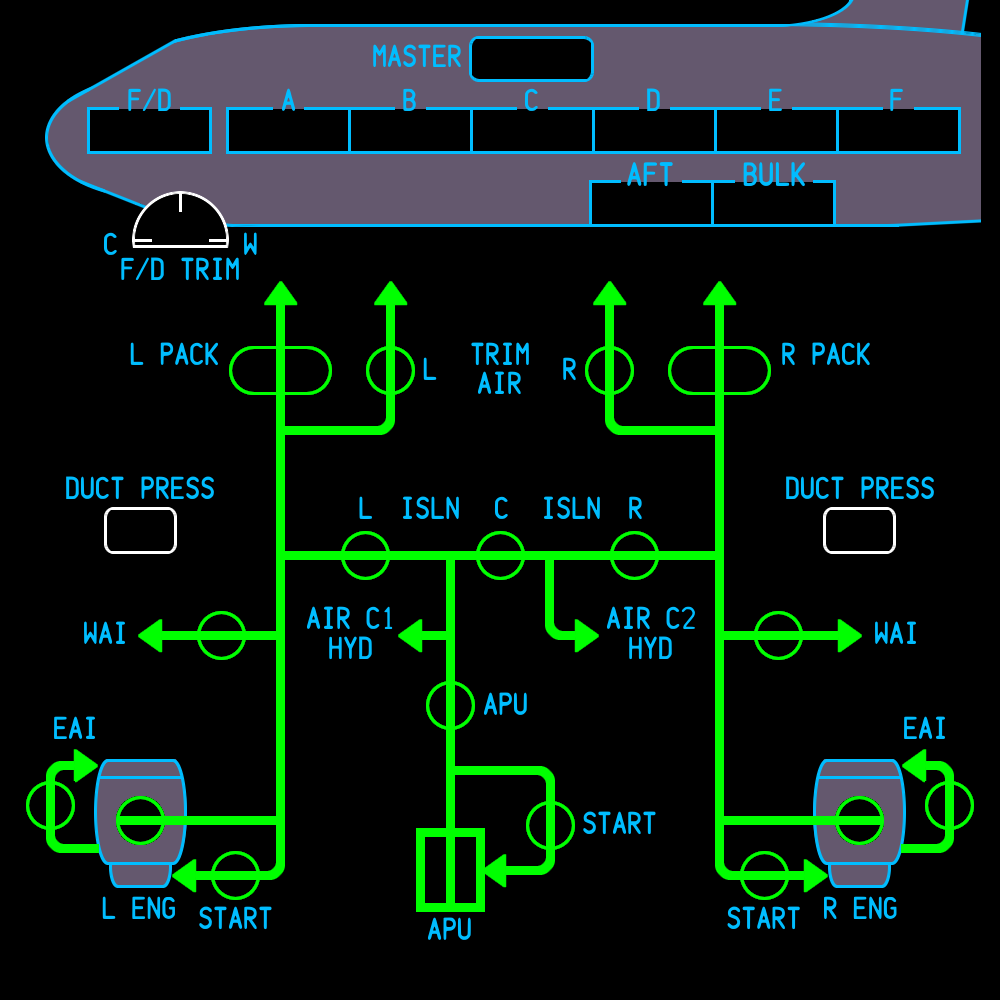
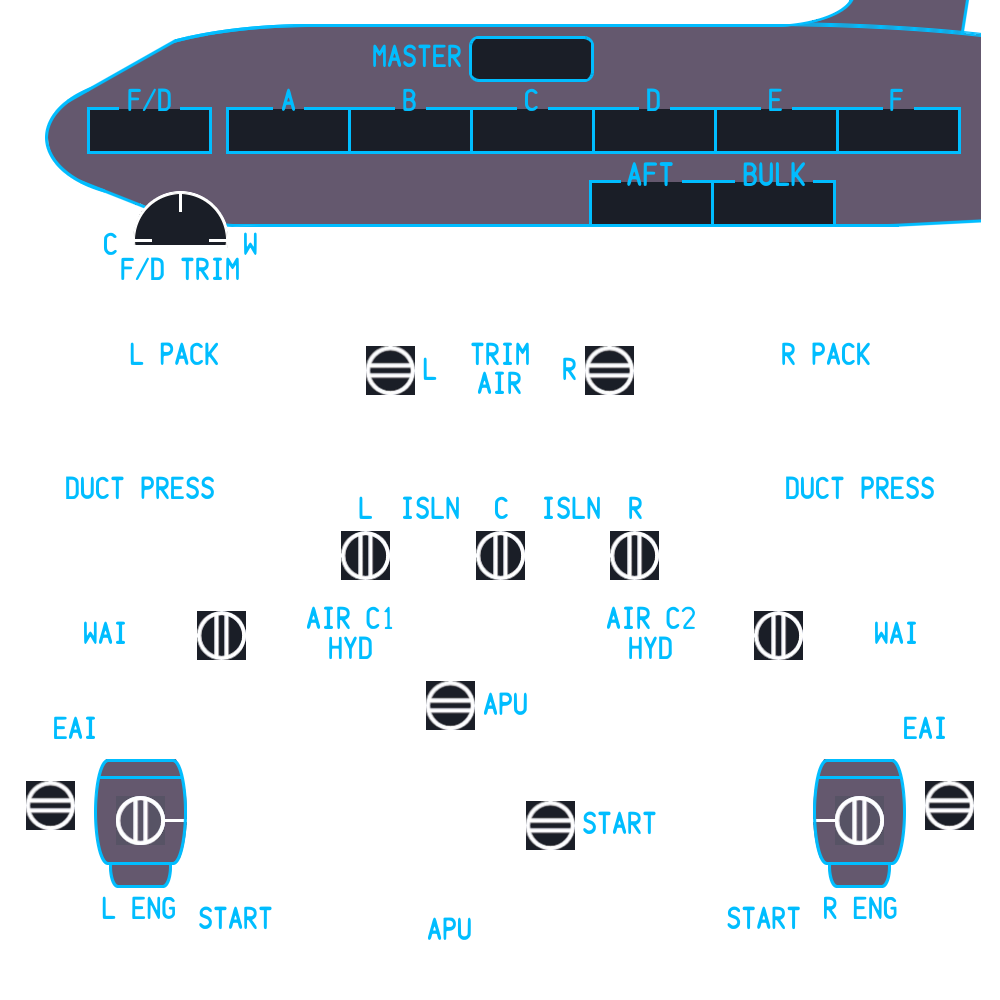
Layered file, before and after one edit (1000x1000). Changes by layer:
hid "flowline" over <box>26,281,974,912</box>
renamed "black over" to "trim", painted on it over <box>132,191,229,248</box>
painted on "black" over <box>26,36,974,850</box>
moved "white" above "blue workspace" over <box>26,191,974,909</box>
hid "Background" over <box>0,0,1000,1000</box>
